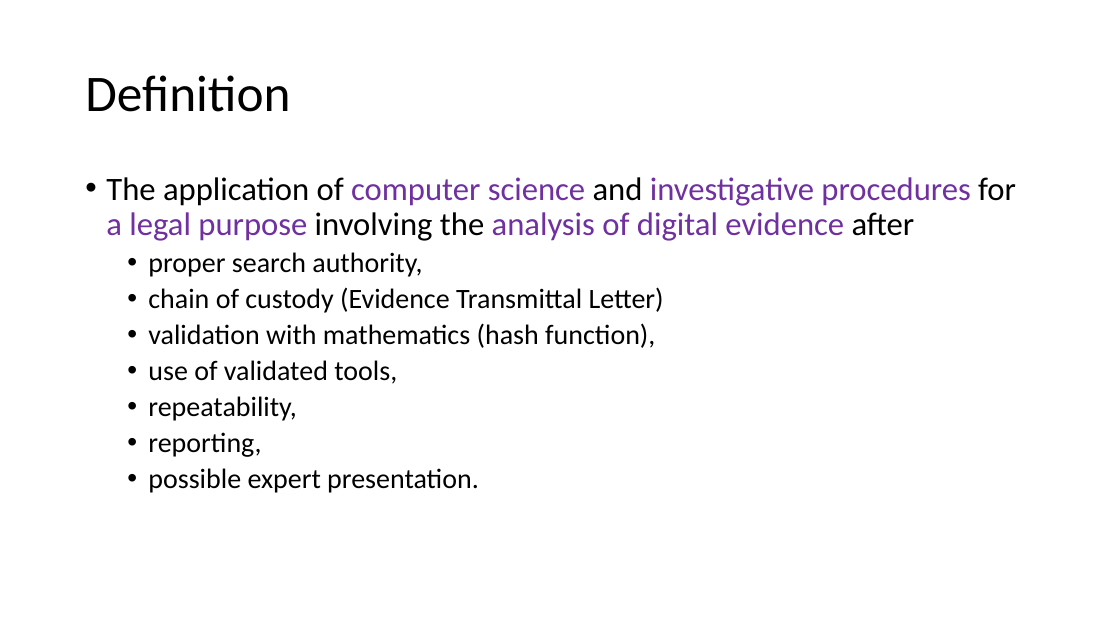
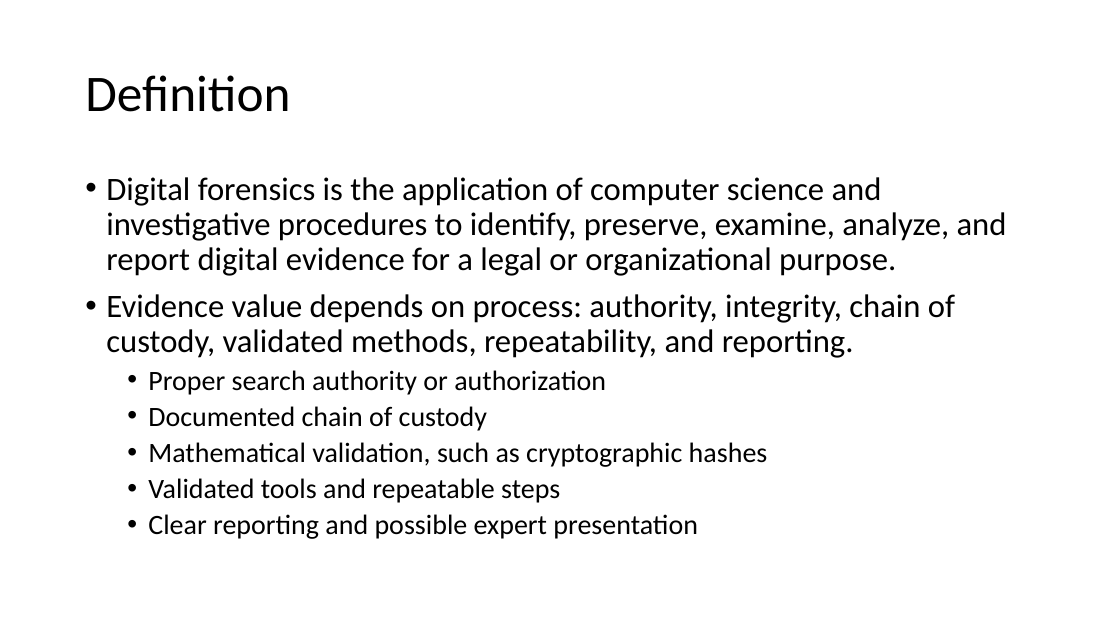
Before and after one commit to frankwxu/Digital-Forensics-Basic-Book, a slide deck: slide 5 of PPTs/Ch1_Introduction_to_Digital_Forensics.pptx (slide 4 before the commit). Drawn at 1120x630 pixels with LibreOffice and Linux fonts; fonts in the diff are those of the drawing; background and template pictures are left out. Boxes give left, top, right and bottom in pixels: in the first picture for what was removed or moved away, otherwise in the second. Text is boxed around its words. In the diff, an @@ line names an element or a change of style, - is before the commit and + after.

Commit message:
update Ch1 Introduction to Digital Forensics presentation

```diff
--- a/PPTs/Ch1_Introduction_to_Digital_Forensics.pptx
+++ b/PPTs/Ch1_Introduction_to_Digital_Forensics.pptx
@@ text at box(106, 177, 1007, 539): text changed; size 24 to 28 pt @@
-• The application of computer science and investigative procedures for a legal purpose involving the analysis of digital evidence after
-  • proper search authority,
-  • chain of custody (Evidence Transmittal Letter)
-  • validation with mathematics (hash function),
-  • use of validated tools,
-  • repeatability,
-  • reporting,
-  • possible expert presentation.
+• Digital forensics is the application of computer science and investigative procedures to identify, preserve, examine, analyze, and report digital evidence for a legal or organizational purpose.
+• Evidence value depends on process: authority, integrity, chain of custody, validated methods, repeatability, and reporting.
+  • Proper search authority or authorization
+  • Documented chain of custody
+  • Mathematical validation, such as cryptographic hashes
+  • Validated tools and repeatable steps
+  • Clear reporting and possible expert presentation
```
Also in this commit, not shown: 21 other slides changed, 14 slides added, 11 slides removed.
